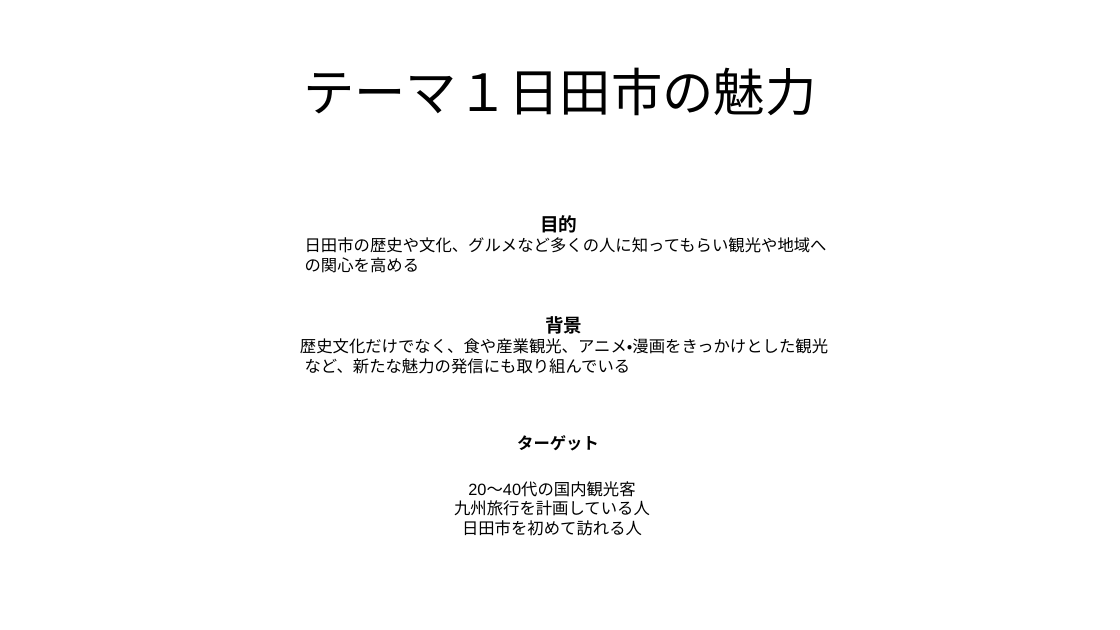
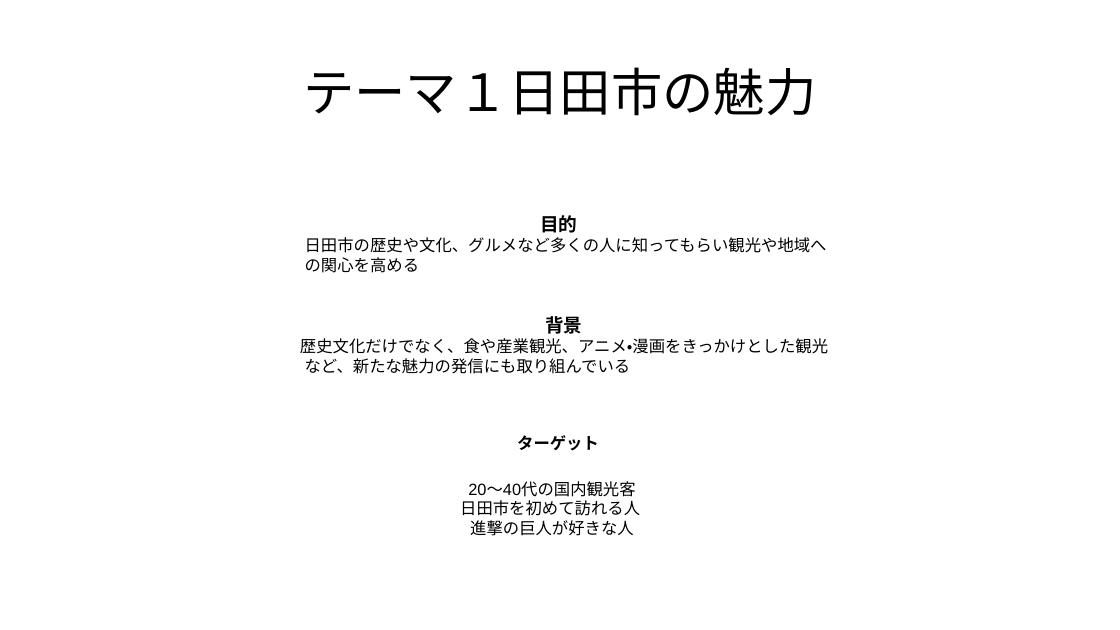
Before and after one commit to ckg25023-cpu/zemi, a slide deck: slide 3 of 卒業制作 テーマ・中間発表.pptx. Drawn at 1120x630 pixels with LibreOffice and Linux fonts; fonts in the diff are those of the drawing. Boxes give left, top, right and bottom in pixels: in the first picture for what was removed or moved away, otherwise in the second. Text is boxed around its words. In the diff, an @@ line names an element or a change of style, - is before the commit and + after.

```diff
--- a/卒業制作 テーマ・中間発表.pptx
+++ b/卒業制作 テーマ・中間発表.pptx
@@ text at <box>454,500,650,516</box>: paragraph removed @@
-九州旅行を計画している人
@@ text at <box>470,520,634,536</box>: paragraph added @@
+進撃の巨人が好きな人
```
Also in this commit, not shown: 1 other slide changed, 1 slide removed, 2 other files.
